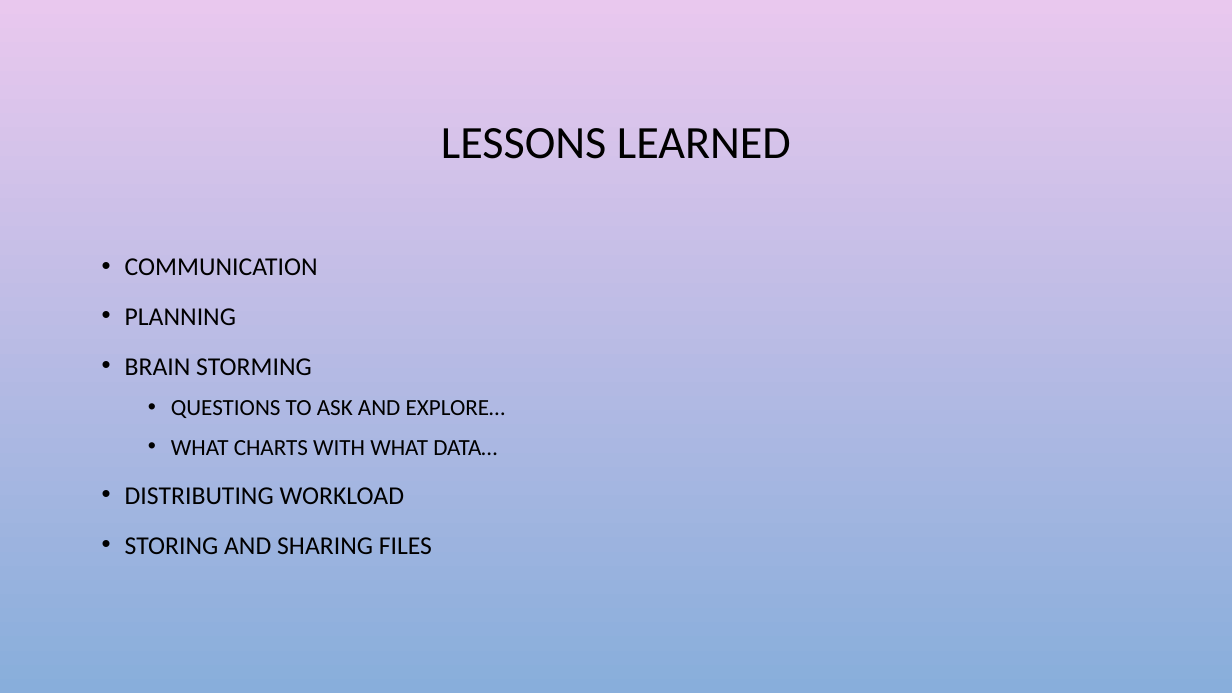
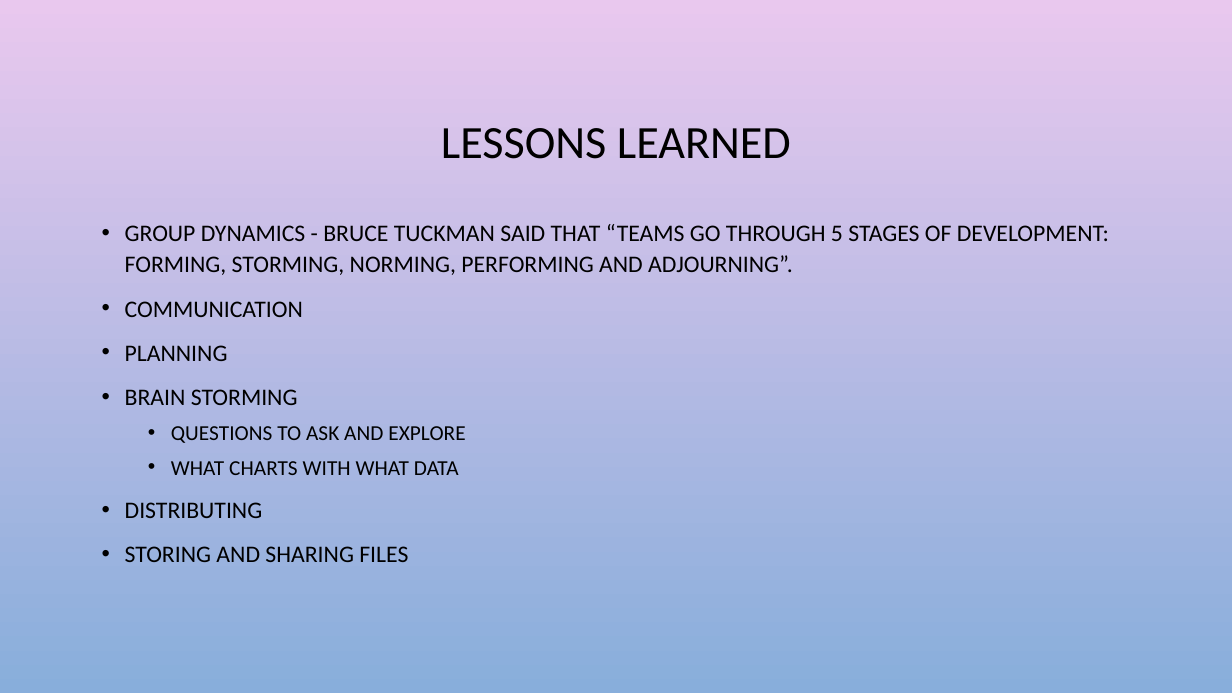
Before and after one commit to chrisg4github/Project-1-Crunch-Team, a slide deck: slide 11 of PowerPoint/Data visualization & Analytics_chrisg.pptx. Drawn at 1232x693 pixels with LibreOffice and Linux fonts; fonts in the diff are those of the drawing; background and template pictures are left out. Boxes give left, top, right and bottom in pixels: in the first picture for what was removed or moved away, otherwise in the second. Text is boxed around its words. In the diff, an @@ line names an element or a change of style, - is before the commit and + after.

Commit message:
Save data files and nbks 09/03 7:14pm

```diff
--- a/PowerPoint/Data visualization & Analytics_chrisg.pptx
+++ b/PowerPoint/Data visualization & Analytics_chrisg.pptx
@@ text "GROUP DYNAMICS - BRUCE TUCKMAN ..." moved from (x1=125, y1=258, x2=505, y2=554) to (x1=125, y1=224, x2=1109, y2=562) @@
@@ text at (x1=125, y1=224, x2=1109, y2=275): paragraph added @@
+• GROUP DYNAMICS - BRUCE TUCKMAN SAID THAT “TEAMS GO THROUGH 5 STAGES OF DEVELOPMENT: FORMING, STORMING, NORMING, PERFORMING AND ADJOURNING”.
@@ text at (x1=125, y1=301, x2=408, y2=562): size 20 to 18.5 pt in "COMMUNICATION", "PLANNING", "BRAIN STORMING", "STORING AND SHARING FILES"; line spacing 1.2 to 1.1 @@
@@ text at (x1=125, y1=426, x2=465, y2=518): text changed; size 18 to 16.6 pt @@
-  • QUESTIONS TO ASK AND EXPLORE…
-  • WHAT CHARTS WITH WHAT DATA…
-• DISTRIBUTING WORKLOAD
+  • QUESTIONS TO ASK AND EXPLORE
+  • WHAT CHARTS WITH WHAT DATA
+• DISTRIBUTING
```
Also in this commit, not shown: 1 other slide changed, 23 other files.
